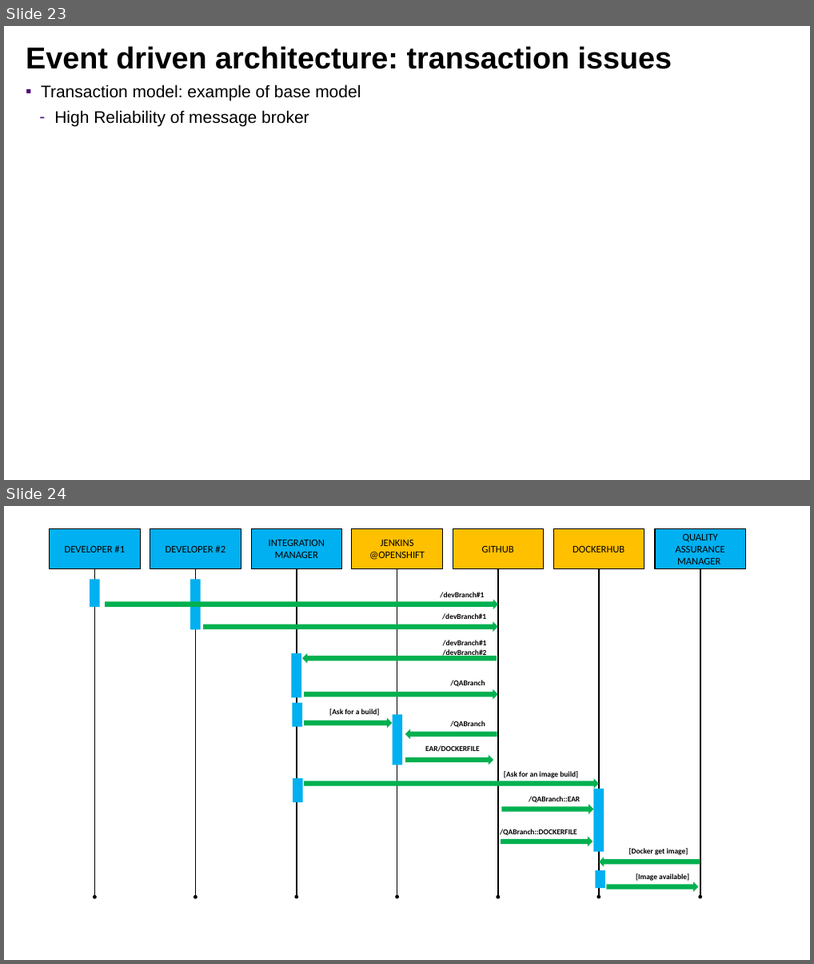
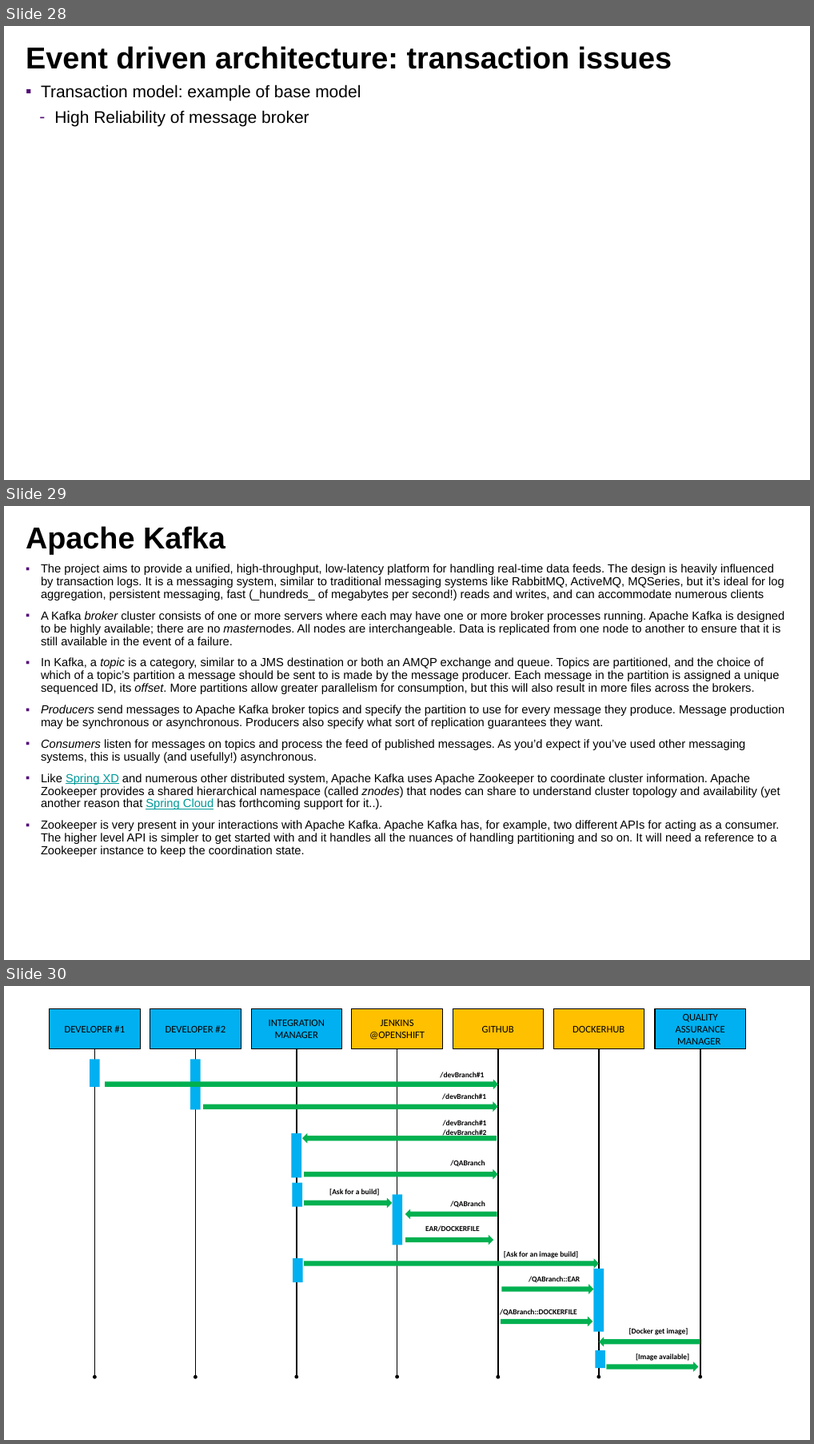
Before and after one commit to lbennardis/microS_code2016_DOCS, a slide deck: luigiBennardisMicroservices.pptx. Shown one above the other, each under a label of ours: slides 23 and 24 before the commit, slides 28, 29 and 30 after it. The pictures are 814x964 and 814x1444 pixels, drawn with LibreOffice and Linux fonts; fonts in the diff are those of the drawing; background and template pictures are left out. Boxes give left, top, right and bottom in pixels: in the first picture for what was removed or moved away, otherwise in the second. Text is boxed around its words. In the diff, an @@ line names an element or a change of style, - is before the commit and + after.

```diff
--- a/luigiBennardisMicroservices.pptx
+++ b/luigiBennardisMicroservices.pptx
@@ slide 29 added at (4, 506, 810, 960), background picture (left out) @@
@@ title added at (26, 526, 226, 554), 72 pt, text #000000, bold @@
+Apache Kafka
@@ text added at (41, 564, 786, 856), 28 pt, text #000000 @@
+▪ The project aims to provide a unified, high-throughput, low-latency platform for handling real-time data feeds. The design is heavily influenced by transaction logs. It is a messaging system, similar to traditional messaging systems like RabbitMQ, ActiveMQ, MQSeries, but it’s ideal for log aggregation, persistent messaging, fast (_hundreds_ of megabytes per second!) reads and writes, and can accommodate numerous clients
+▪ A Kafka broker cluster consists of one or more servers where each may have one or more broker processes running. Apache Kafka is designed to be highly available; there are no masternodes. All nodes are interchangeable. Data is replicated from one node to another to ensure that it is still available in the event of a failure.
+▪ In Kafka, a topic is a category, similar to a JMS destination or both an AMQP exchange and queue. Topics are partitioned, and the choice of which of a topic’s partition a message should be sent to is made by the message producer. Each message in the partition is assigned a unique sequenced ID, its offset. More partitions allow greater parallelism for consumption, but this will also result in more files across the brokers.
+▪ Producers send messages to Apache Kafka broker topics and specify the partition to use for every message they produce. Message production may be synchronous or asynchronous. Producers also specify what sort of replication guarantees they want.
+▪ Consumers listen for messages on topics and process the feed of published messages. As you’d expect if you’ve used other messaging systems, this is usually (and usefully!) asynchronous.
+▪ Like Spring XD and numerous other distributed system, Apache Kafka uses Apache Zookeeper to coordinate cluster information. Apache Zookeeper provides a shared hierarchical namespace (called znodes) that nodes can share to understand cluster topology and availability (yet another reason that Spring Cloud has forthcoming support for it..).
+▪ Zookeeper is very present in your interactions with Apache Kafka. Apache Kafka has, for example, two different APIs for acting as a consumer. The higher level API is simpler to get started with and it handles all the nuances of handling partitioning and so on. It will need a reference to a Zookeeper instance to keep the coordination state.
@@ what was slide 23 is now slide 28 @@
@@ what was slide 24 is now slide 30 @@
```
Also in this commit, not shown: 5 other slides added, 2 other files.
